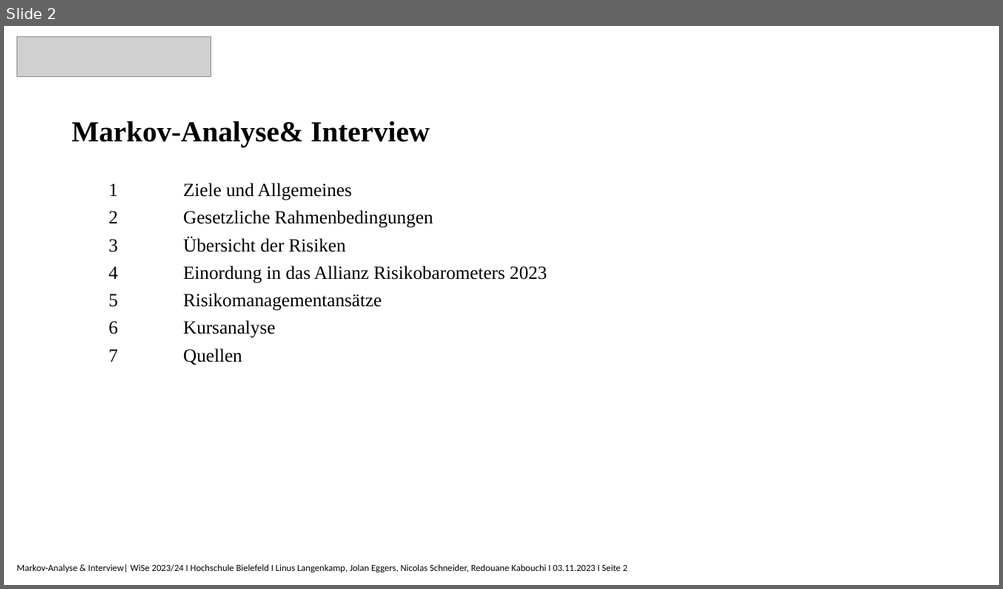
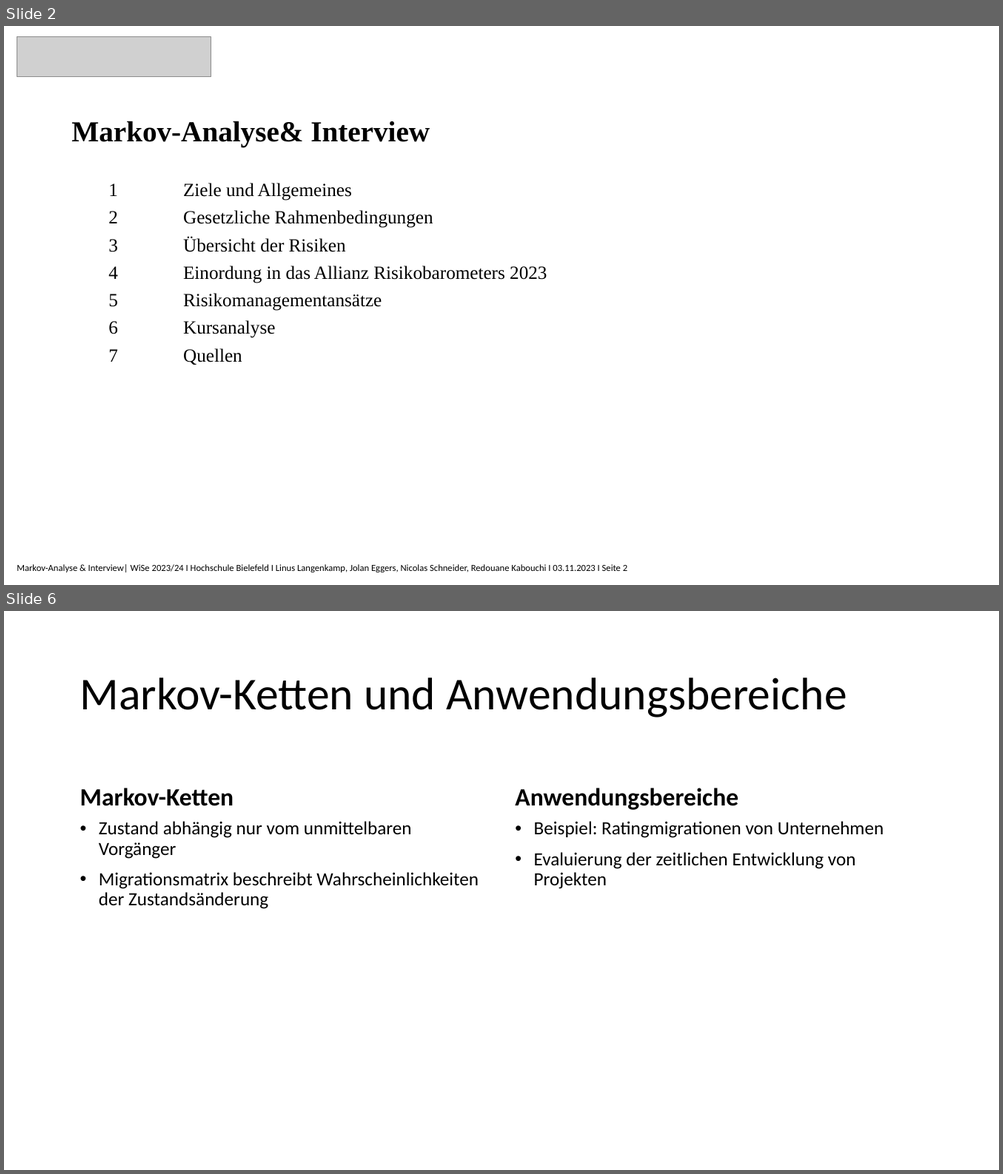
Before and after one commit to Nicolas2912/Risikomanagment_Rheinmetall, a slide deck: 2.Vortrag/Markov-Analyse_Präsentation.pptx. Shown one above the other, each under a label of ours: slide 2 before the commit, slides 2 and 6 after it; the slides between them are not shown. The pictures are 1003x589 and 1003x1174 pixels, drawn with LibreOffice and Linux fonts; fonts in the diff are those of the drawing; grey boxes stand for pictures. Boxes give left, top, right and bottom in pixels: in the first picture for what was removed or moved away, otherwise in the second. Text is boxed around its words. In the diff, an @@ line names an element or a change of style, - is before the commit and + after.

```diff
--- a/2.Vortrag/Markov-Analyse_Präsentation.pptx
+++ b/2.Vortrag/Markov-Analyse_Präsentation.pptx
@@ slide 6 added at (4, 611, 999, 1170), background #FFFFFF @@
@@ title added at (80, 678, 846, 718), 44 pt, text #000000 @@
+Markov-Ketten und Anwendungsbereiche
@@ text added at (80, 788, 234, 806), 24 pt, text #000000, bold @@
+Markov-Ketten
@@ text added at (515, 788, 738, 810), 24 pt, text #000000, bold @@
+Anwendungsbereiche
@@ text added at (99, 821, 478, 909), 18 pt, text #000000 @@
+• Zustand abhängig nur vom unmittelbaren Vorgänger
+• Migrationsmatrix beschreibt Wahrscheinlichkeiten der Zustandsänderung
@@ text added at (534, 821, 883, 889), 18 pt, text #000000 @@
+• Beispiel: Ratingmigrationen von Unternehmen
+• Evaluierung der zeitlichen Entwicklung von Projekten
```
Also in this commit, not shown: 4 other slides added.
